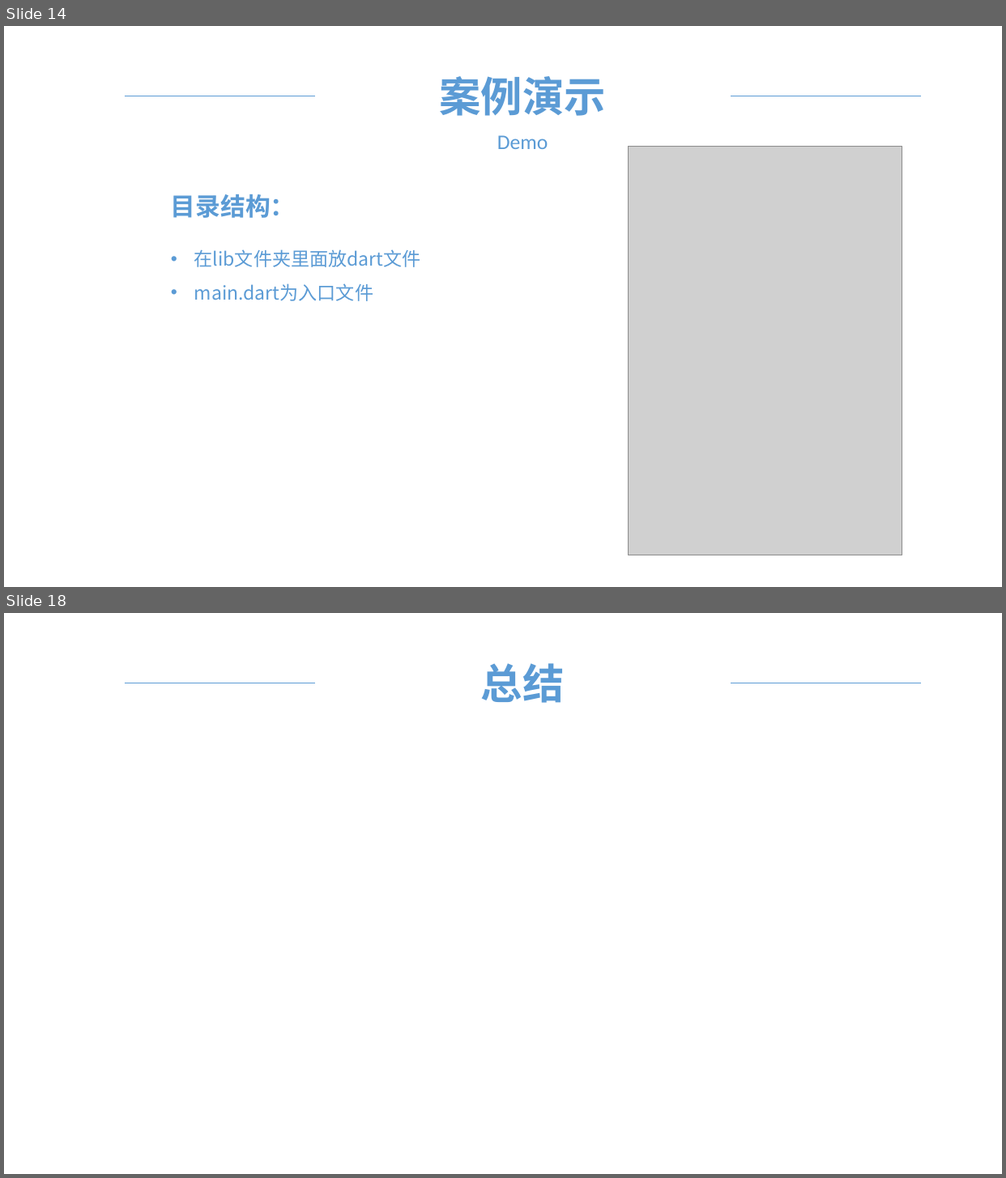
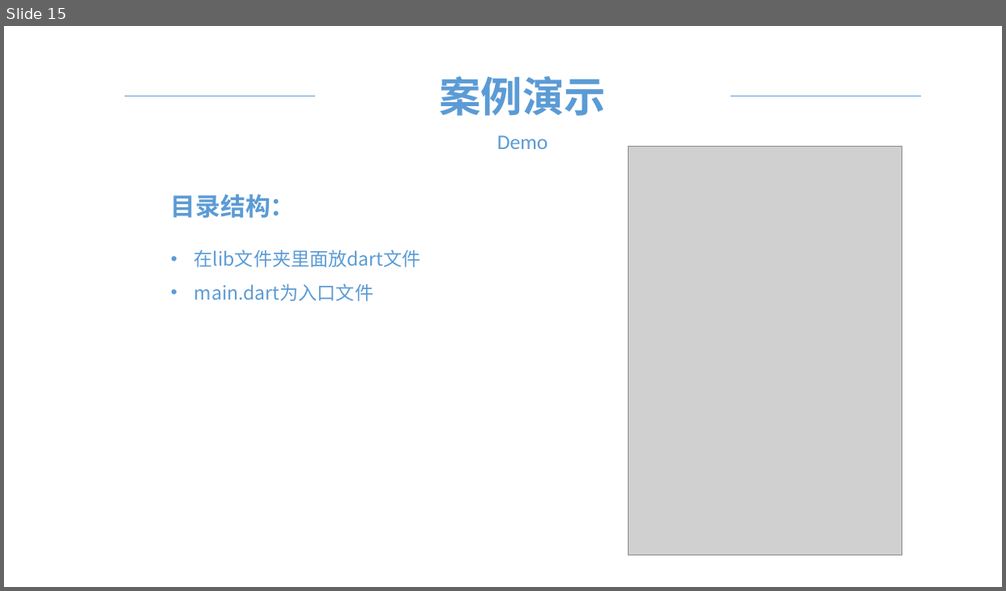
Before and after one commit to wcyycwqie/flutter-demo-nwLogin, a slide deck: flutter.pptx. Shown one above the other, each under a label of ours: slides 14 and 18 before the commit, slide 15 after it; the slides between them are not shown. The pictures are 1006x1178 and 1006x591 pixels, drawn with LibreOffice and Linux fonts; fonts in the diff are those of the drawing; grey boxes stand for pictures; background and template pictures are left out. Boxes give left, top, right and bottom in pixels: in the first picture for what was removed or moved away, otherwise in the second. Text is boxed around its words. In the diff, an @@ line names an element or a change of style, - is before the commit and + after.

```diff
--- a/flutter.pptx
+++ b/flutter.pptx
@@ slide 18 removed at bbox=[4, 613, 1002, 1174], background picture (left out) @@
@@ line removed from (125, 683) to (315, 683) @@
@@ text removed at bbox=[481, 663, 565, 703] @@
-总结
@@ line removed from (731, 683) to (921, 683) @@
@@ what was slide 14 is now slide 15 @@
```
Also in this commit, not shown: 5 slides changed, 1 slide added, 4 other files.
